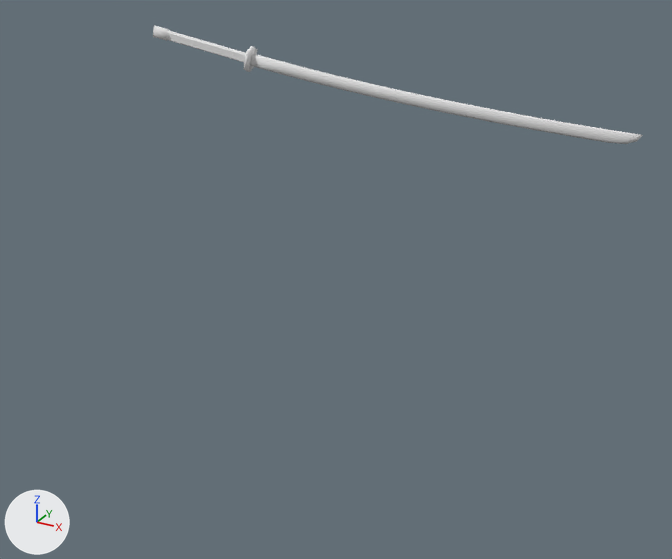
The OBJ model assets/Weapons/katana.obj as it was, and as the next commit left it.
Rendered twice from a 50 mm lens placed at (3.02, -2.75, 1.78), pointed at (1.37, 0.25, 0.27). Every picture has the same lights, and +X, +Y and +Z are marked at lower left. Where no turn or scale is listed for an object, it has been applied to the vertices. Vertices at the same position are counted once.
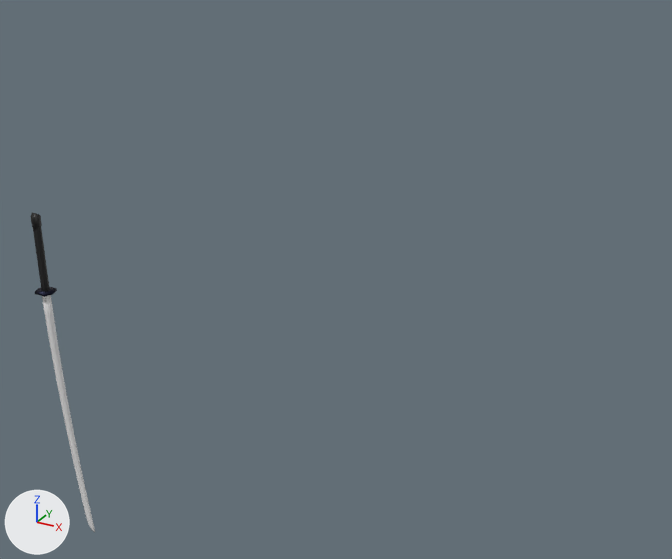
What differs and where, as boxes [x1, y1, x2, y2] in the pictures (672 x 559 px):
'Cube.031', recoloured, reshaped (87% narrower, 167% taller): before [153, 25, 642, 144]; after [31, 213, 95, 532]

Edits to the bpy script that builds the scene:
```text
Change mat_black_004:
    mat_black_004.base_color: (0.8, 0.8, 0.8) -> (0.00637, 0.00637, 0.00637)  # white #e7e7e7 -> black #131313
Change me_cube_031:
    where me_cube_031.from_pydata(...)  # 131 vertices, 120 faces; spans x 0.83..2.49, y -0.13..0.19, z 0.99..1.28
    used by ob_cube_031; location = (0.0, 0.0, 0.0)
    me_cube_031 part 1: the whole mesh is multiplied about its middle by the matrix ((0.201, 0.047, 0.978), (-0.184, 0.983, -0.01), (-0.962, -0.178, 0.207)), then moved by (-1.61, -0.04, -1.58)
```
